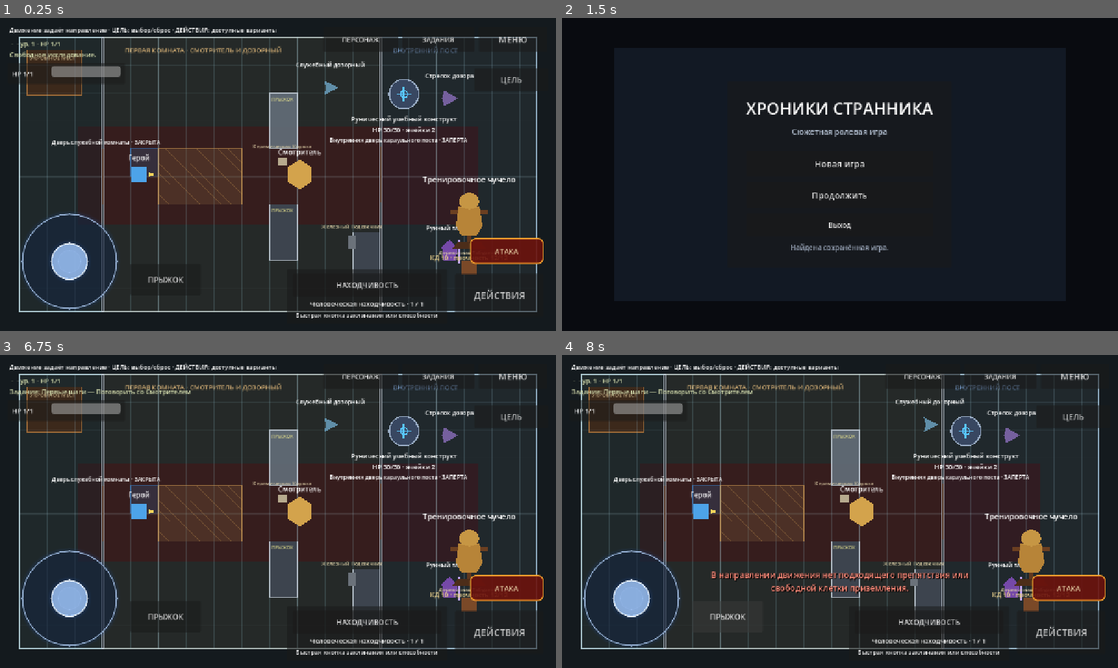
Above: before the commit, frames 1-4 (two rows, left to right).
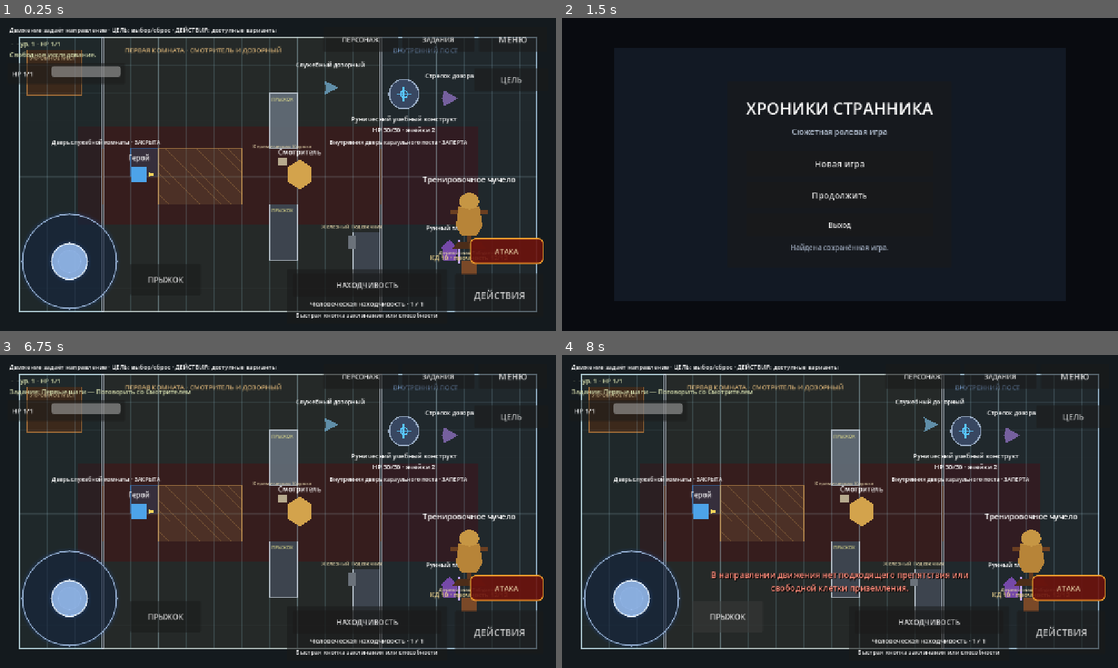
Above: after the commit, the same moments.

Repository: eretenkodaniil16-rgb/rpg-project
Game: Godot game, scene res://scenes/game/game.tscn
The game is run twice, just before and just after one commit, with the same random seed, the same clock (stepped at 60 frames per second) and the same inputs. This scene is started directly instead of the project's main scene.
Inputs (mouse positions are in pixels of both pictures, inside the frame that each line leads up to):
- Up to frame 1 (0.25 s): no input
- Up to frame 2 (1.5 s): click "ДЕЙСТВИЯ" at 0.5 s; click "МЕНЮ" at 1.25 s
- Up to frame 3 (6.75 s): click "Новая игра" at 2 s; click (278, 458) at 2.77 s; type "Alex" at 2.85 s; click "В главное меню" at 3.5 s; click "Новая игра" at 4.25 s; click (278, 458) at 5.02 s; type "Alex" at 5.1 s; click "В меню" at 5.75 s; click "Продолжить" at 6.5 s
- Up to frame 4 (8 s): click "ПРЫЖОК" at 7.25 s

The runs differ from the first frame. In frame 1, 0.3% of the frame differs, in the area x 59-84%, y 38-60%; in frame 2, nothing differs; in frame 3, 0.3%; in frame 4, 0.3%.

Commit message:
fix: выровнять внутреннюю дверь по рёбрам клеток

Diff:
--- a/scripts/game/guard_post_two_room.gd
+++ b/scripts/game/guard_post_two_room.gd
@@ -5,8 +5,8 @@
 
 const INNER_PARTITION_LOCAL_X: float = 632.0
 const INNER_PARTITION_THICKNESS: float = 4.0
-const INNER_PARTITION_TOP_SIZE: Vector2 = Vector2(INNER_PARTITION_THICKNESS, 251.0)
-const INNER_PARTITION_BOTTOM_SIZE: Vector2 = Vector2(INNER_PARTITION_THICKNESS, 251.0)
+const INNER_PARTITION_TOP_SIZE: Vector2 = Vector2(INNER_PARTITION_THICKNESS, 256.0)
+const INNER_PARTITION_BOTTOM_SIZE: Vector2 = Vector2(INNER_PARTITION_THICKNESS, 246.0)
 const INNER_GATE_SIZE: Vector2 = Vector2(INNER_PARTITION_THICKNESS, 128.0)
 const INNER_PARTITION_TOP_ID: String = "inner_partition_top"
 const INNER_PARTITION_BOTTOM_ID: String = "inner_partition_bottom"
@@ -29,17 +29,17 @@
 	super._ready()
 	_build_wall(
 		"InnerPartitionTop",
-		Vector2(INNER_PARTITION_LOCAL_X, -189.5),
+		Vector2(INNER_PARTITION_LOCAL_X, -187.0),
 		INNER_PARTITION_TOP_SIZE
 	)
 	_build_wall(
 		"InnerPartitionBottom",
-		Vector2(INNER_PARTITION_LOCAL_X, 189.5),
+		Vector2(INNER_PARTITION_LOCAL_X, 192.0),
 		INNER_PARTITION_BOTTOM_SIZE
 	)
 	_inner_gate = INNER_GATE_SCRIPT.new() as StealthDoor
 	_inner_gate.name = "InnerWatchGate"
-	_inner_gate.position = Vector2(INNER_PARTITION_LOCAL_X, 0.0)
+	_inner_gate.position = Vector2(INNER_PARTITION_LOCAL_X, 5.0)
 	_inner_gate.door_id = INNER_GATE_ID
 	_inner_gate.door_label = "Внутренняя дверь караульного поста"
 	_inner_gate.door_size = INNER_GATE_SIZE
@@ -209,8 +209,8 @@
 	add_child(_door_navigation_link)
 	_inner_gate_navigation_link = NavigationLink2D.new()
 	_inner_gate_navigation_link.name = "InnerWatchGateNavigationLink"
-	_inner_gate_navigation_link.start_position = Vector2(INNER_PARTITION_LOCAL_X - 32.0, 0.0)
-	_inner_gate_navigation_link.end_position = Vector2(INNER_PARTITION_LOCAL_X + 32.0, 0.0)
+	_inner_gate_navigation_link.start_position = Vector2(INNER_PARTITION_LOCAL_X - 32.0, 5.0)
+	_inner_gate_navigation_link.end_position = Vector2(INNER_PARTITION_LOCAL_X + 32.0, 5.0)
 	_inner_gate_navigation_link.bidirectional = true
 	_inner_gate_navigation_link.enter_cost = 0.0
 	_inner_gate_navigation_link.travel_cost = 1.0
